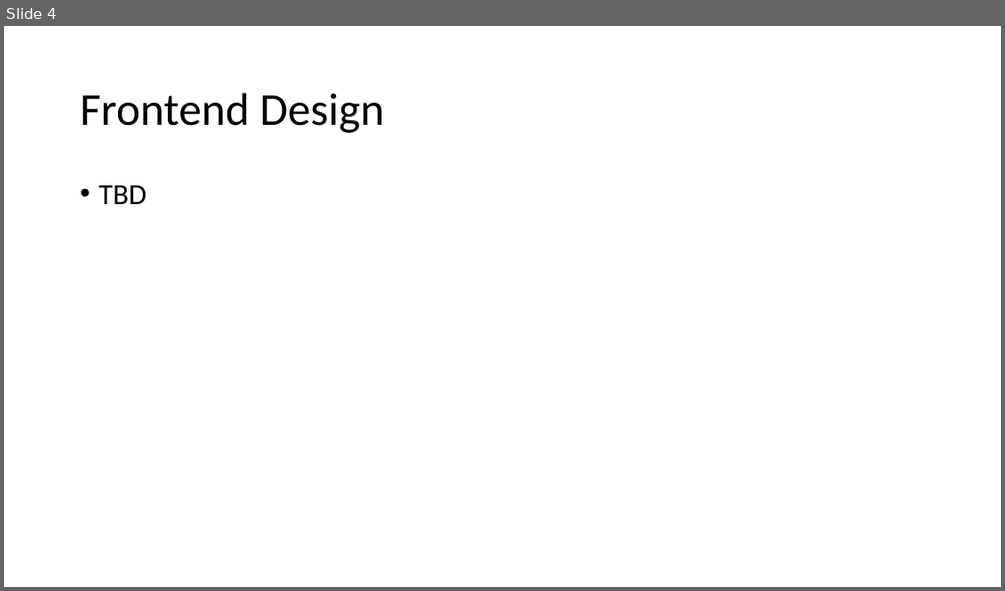
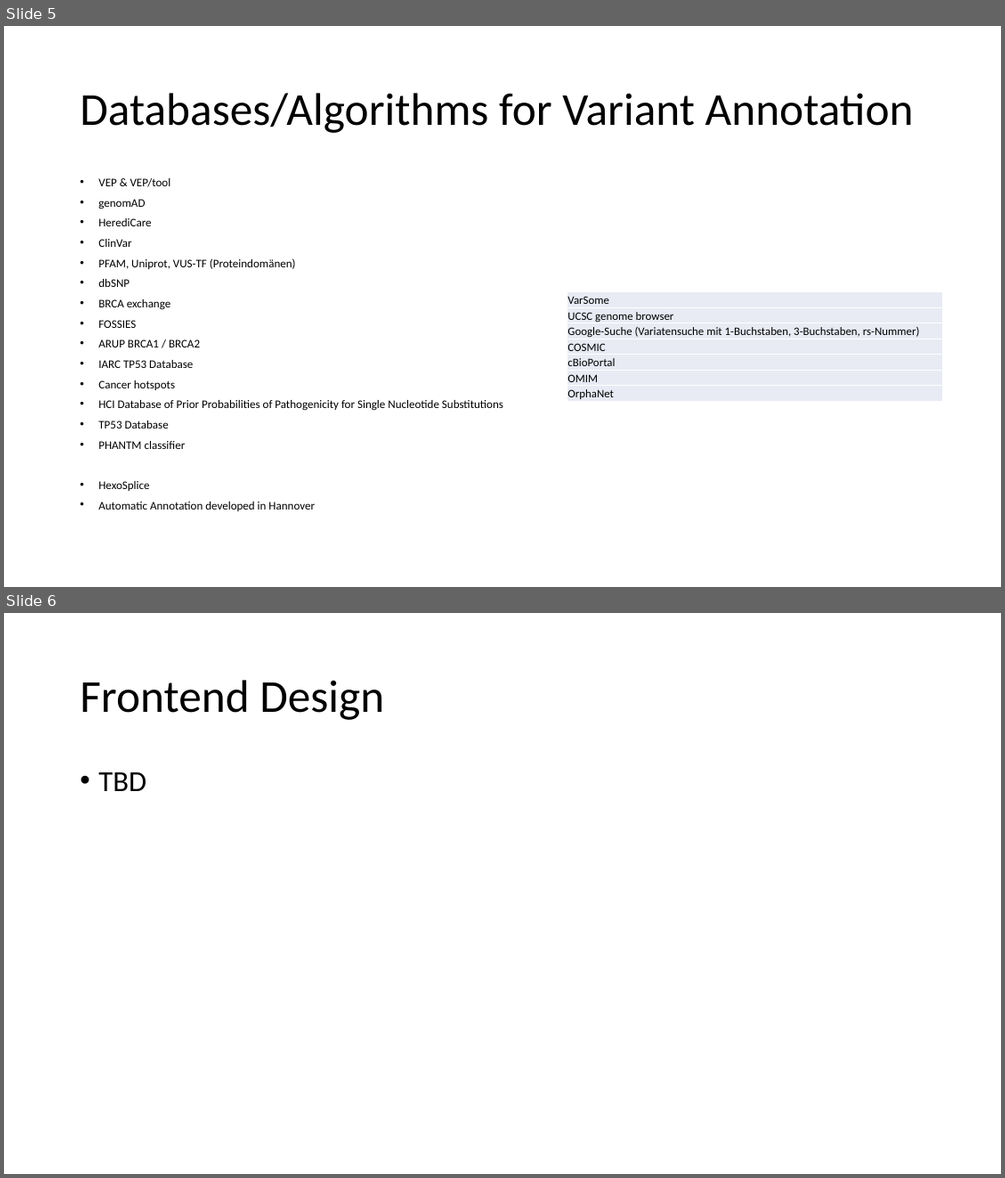
Before and after one commit to GC-HBOC/HerediVar, a slide deck: doc/presentations/02_03_22_project_sketch.pptx. Shown one above the other, each under a label of ours: slide 4 before the commit, slides 5 and 6 after it. The pictures are 1005x591 and 1005x1178 pixels, drawn with LibreOffice and Linux fonts; fonts in the diff are those of the drawing. Boxes give left, top, right and bottom in pixels: in the first picture for what was removed or moved away, otherwise in the second. Text is boxed around its words. In the diff, an @@ line names an element or a change of style, - is before the commit and + after.

```diff
--- a/doc/presentations/02_03_22_project_sketch.pptx
+++ b/doc/presentations/02_03_22_project_sketch.pptx
@@ slide 5 added at box(4, 26, 1001, 587), background #FFFFFF @@
@@ title added at box(80, 93, 914, 133), 44 pt, text #000000 @@
+Databases/Algorithms for Variant Annotation
@@ text added at box(98, 178, 503, 511), 11.2 pt, text #000000 @@
+• VEP & VEP/tool
+• genomAD
+• HerediCare
+• ClinVar
+• PFAM, Uniprot, VUS-TF (Proteindomänen)
+• dbSNP
+• BRCA exchange
+• FOSSIES
+• ARUP BRCA1 / BRCA2
+• IARC TP53 Database
+• Cancer hotspots
+• HCI Database of Prior Probabilities of Pathogenicity for Single Nucleotide Substitutions
+• TP53 Database
+• PHANTM classifier
+• HexoSplice
+• Automatic Annotation developed in Hannover
@@ table added at box(567, 292, 943, 402), 7 rows, 1 columns @@
+VarSome
+UCSC genome browser
+Google-Suche (Variatensuche mit 1-Buchstaben, 3-Buchstaben, rs-Nummer)
+COSMIC
+cBioPortal
+OMIM
+OrphaNet
@@ what was slide 4 is now slide 6 @@
```
Also in this commit, not shown: 2 slides changed, 1 other slide added, 1 other file.
